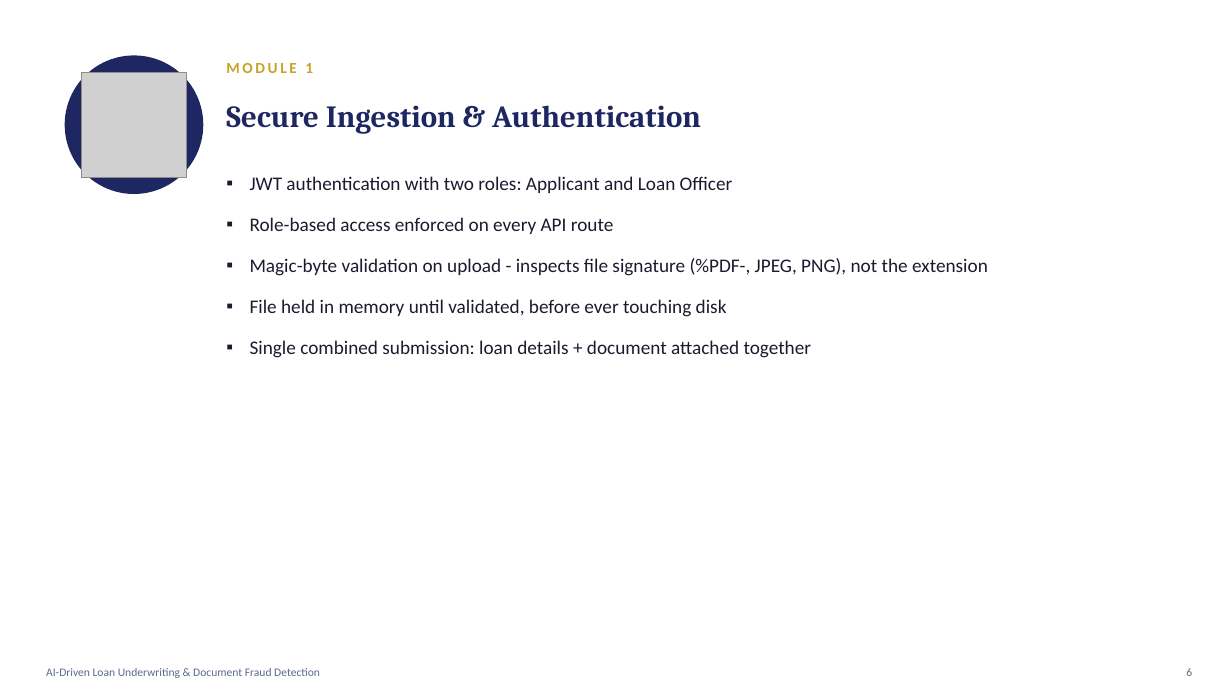
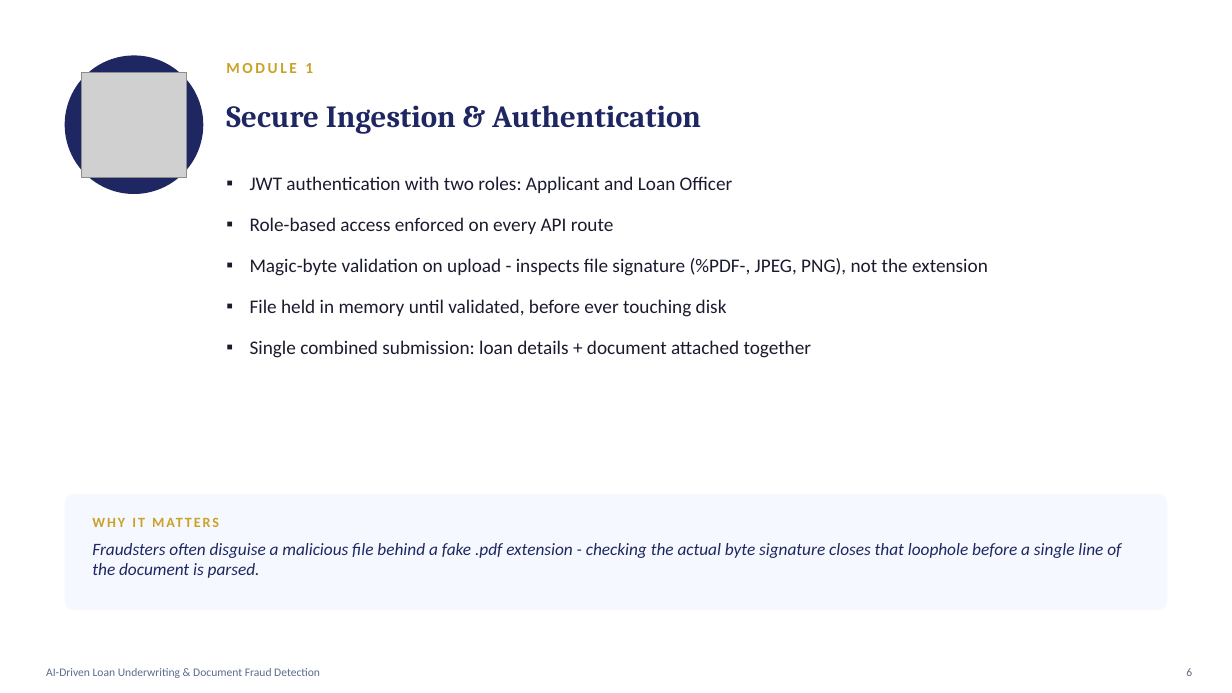
Before and after one commit to naresh-srinivasan/loan_tampering, a slide deck: slide 6 of AI-Driven-Loan-Underwriting-Presentation.pptx. Drawn at 1232x693 pixels with LibreOffice and Linux fonts; fonts in the diff are those of the drawing; grey boxes stand for pictures. Boxes give left, top, right and bottom in pixels: in the first picture for what was removed or moved away, otherwise in the second. Text is boxed around its words. In the diff, an @@ line names an element or a change of style, - is before the commit and + after.

```diff
--- a/AI-Driven-Loan-Underwriting-Presentation.pptx
+++ b/AI-Driven-Loan-Underwriting-Presentation.pptx
@@ rounded rectangle added at (65,494,1167,610), fill #F5F8FF @@
@@ text added at (92,508,1137,536), 11 pt, text #C9A227, bold @@
+WHY IT MATTERS
@@ text added at (92,543,1121,578), 13.5 pt, text #1E2761, italic @@
+Fraudsters often disguise a malicious file behind a fake .pdf extension - checking the actual byte signature closes that loophole before a single line of the document is parsed.
```
Also in this commit, not shown: 5 other slides changed.
